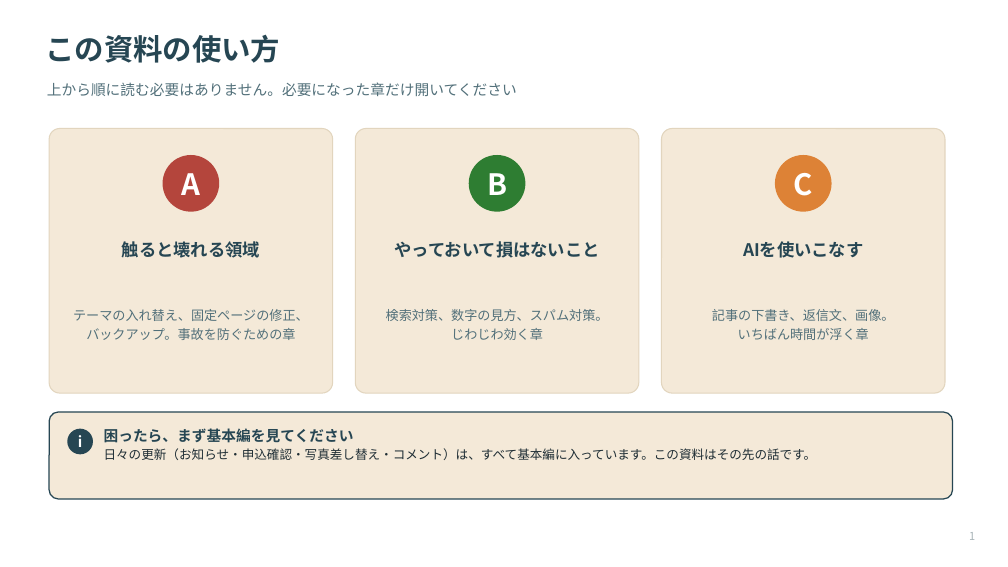
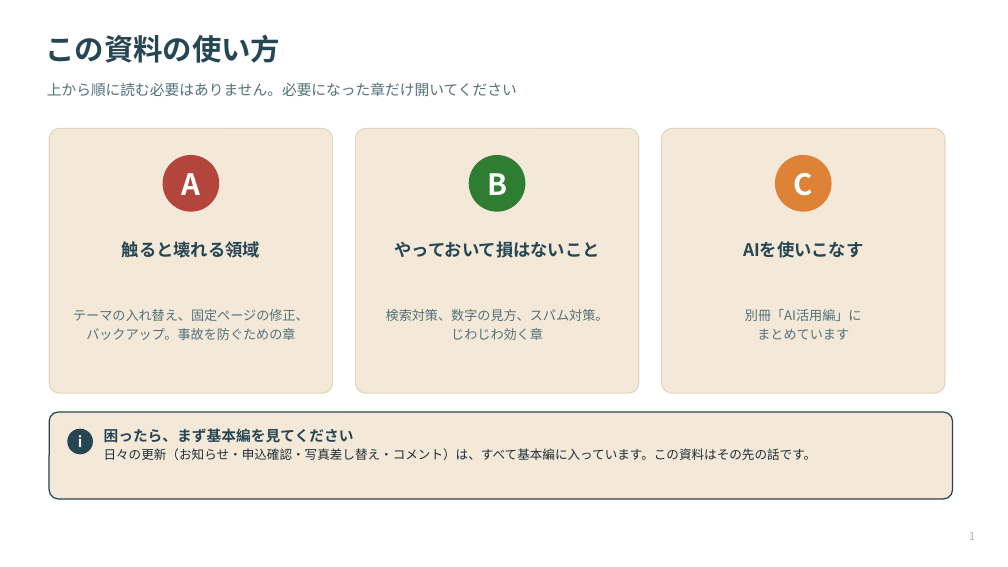
Before and after one commit to Kkenjis/dev-aspath-life, a slide deck: slide 2 of _wp移行素材/★引継ぎ資料/★ASPATH_サイト運用マニュアル_応用編.pptx. Drawn at 1008x567 pixels with LibreOffice and Linux fonts; fonts in the diff are those of the drawing. Boxes give left, top, right and bottom in pixels: in the first picture for what was removed or moved away, otherwise in the second. Text is boxed around its words. In the diff, an @@ line names an element or a change of style, - is before the commit and + after.

Commit message:
AI活用編を独立1冊化（14枚・プロンプト8種）。応用編を16枚にスリム化し索引を8冊に更新

```diff
--- a/_wp移行素材/★引継ぎ資料/★ASPATH_サイト運用マニュアル_応用編.pptx
+++ b/_wp移行素材/★引継ぎ資料/★ASPATH_サイト運用マニュアル_応用編.pptx
@@ text at (745, 309, 862, 340): text changed @@
-記事の下書き、返信文、画像。
-いちばん時間が浮く章
+別冊「AI活用編」に
+まとめています
```
Also in this commit, not shown: 2 other slides changed, 1 slide added, 10 slides removed, 8 other files.
